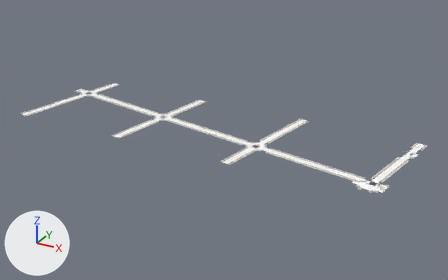
Before and after pictures for a commit that changed the glTF model game/assets/city/roads/roads_-2_-3.gltf.
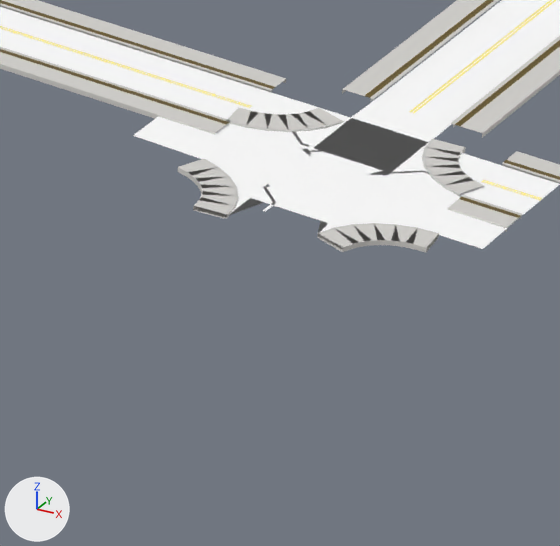
Each version is shown whole from a 50 mm lens placed at (-387.0, 456.0, 316.0), pointed at (-750.0, 1116.0, -14.0), then close up on the part from 76% to 87% of the width and 61% to 78% of the height. Arrows for +X, +Y and +Z are at lower left; the lights stay in place. The first two pictures are the older version. Objects named as collision shapes, trigger or cutter boxes, shadow casters or lower levels of detail are left out. Vertices at exactly the same position are counted once.

In view in the first close-up: 'roads_-2_-3_Road_Tactile_Strip', 'roads_-2_-3_SH_kerb', 'roads_-2_-3_SH_road_marking_white', 'roads_-2_-3_SH_road_marking_yellow', 'roads_-2_-3_SH_sidewalk', 'roads_-2_-3_SH_wet_asphalt'.
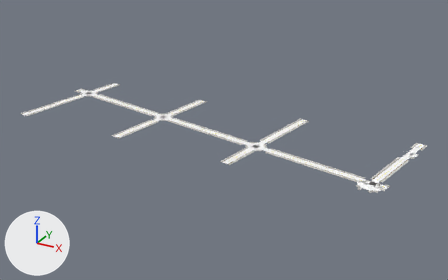
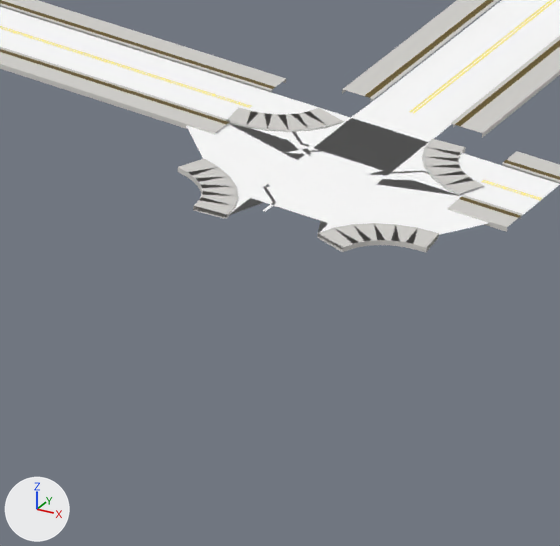
Changed parts and their boxes (x1, y1, x2, y2) in the close-ups (560 x 546 px; the box of a moved part takes in the faces that stretch with it):
'roads_-2_-3_SH_wet_asphalt', reshaped
    before: (0, 0, 560, 249)
    after: (0, 0, 560, 235)
part 1 of me_roads__2__3_sh_wet_asphalt, moved or reshaped
    before: (133, 116, 520, 249)
    after: (186, 123, 552, 235)

Edits to the bpy script that builds the scene:
```text
Change me_roads__2__3_sh_wet_asphalt:
    where me_roads__2__3_sh_wet_asphalt.from_pydata(...)  # 3805 vertices, 6713 faces; spans x -1027.0..-508.0, y 1028.0..1201.0, z 0.0
    used by ob_roads__2__3_sh_wet_asphalt; location = (0.0, 0.0, 0.0)
    before: 3574 (-523.0, 1047.0, 0.0) at pixel (449, 238), 3575 (-522.0, 1047.0, 0.0) at pixel (460, 241), 3576 (-521.0, 1046.0, 0.0) at pixel (471, 245), 3577 (-520.0, 1046.0, 0.0) at pixel (482, 249), 3578 (-519.0, 1054.0, 0.0) at pixel (520, 217)
    before: 3579 (-520.0, 1054.0, 0.0) at pixel (505, 211), 3580 (-522.0, 1055.0, 0.0), 3581 (-523.0, 1055.0, 0.0), 3604 (-550.0, 1060.0, 0.0), 3605 (-551.0, 1060.0, 0.0)
    before: 3606 (-553.0, 1060.0, 0.0) at pixel (186, 109), 3607 (-554.0, 1060.0, 0.0), 3608 (-555.0, 1053.0, 0.0) at pixel (132, 135), 3609 (-554.0, 1052.0, 0.0) at pixel (150, 141), 3610 (-552.0, 1052.0, 0.0) at pixel (168, 147)
    before: 3611 (-550.0, 1051.0, 0.0) at pixel (186, 153)
    me_roads__2__3_sh_wet_asphalt part 1
    add for i in [3574, 3581, 3604, 3611]: me_roads__2__3_sh_wet_asphalt.vertices[i].co += Vector((0.0, 2.0, 0.0))
    add for i in [3575, 3580, 3605, 3610]: me_roads__2__3_sh_wet_asphalt.vertices[i].co += Vector((1.0, 4.0, 0.0))
    add for i in [3576, 3579, 3606, 3609]: me_roads__2__3_sh_wet_asphalt.vertices[i].co += Vector((1.0, 6.0, 0.0))
    add for i in [3577, 3578, 3607, 3608]: me_roads__2__3_sh_wet_asphalt.vertices[i].co += Vector((1.0, 8.0, 0.0))
```
